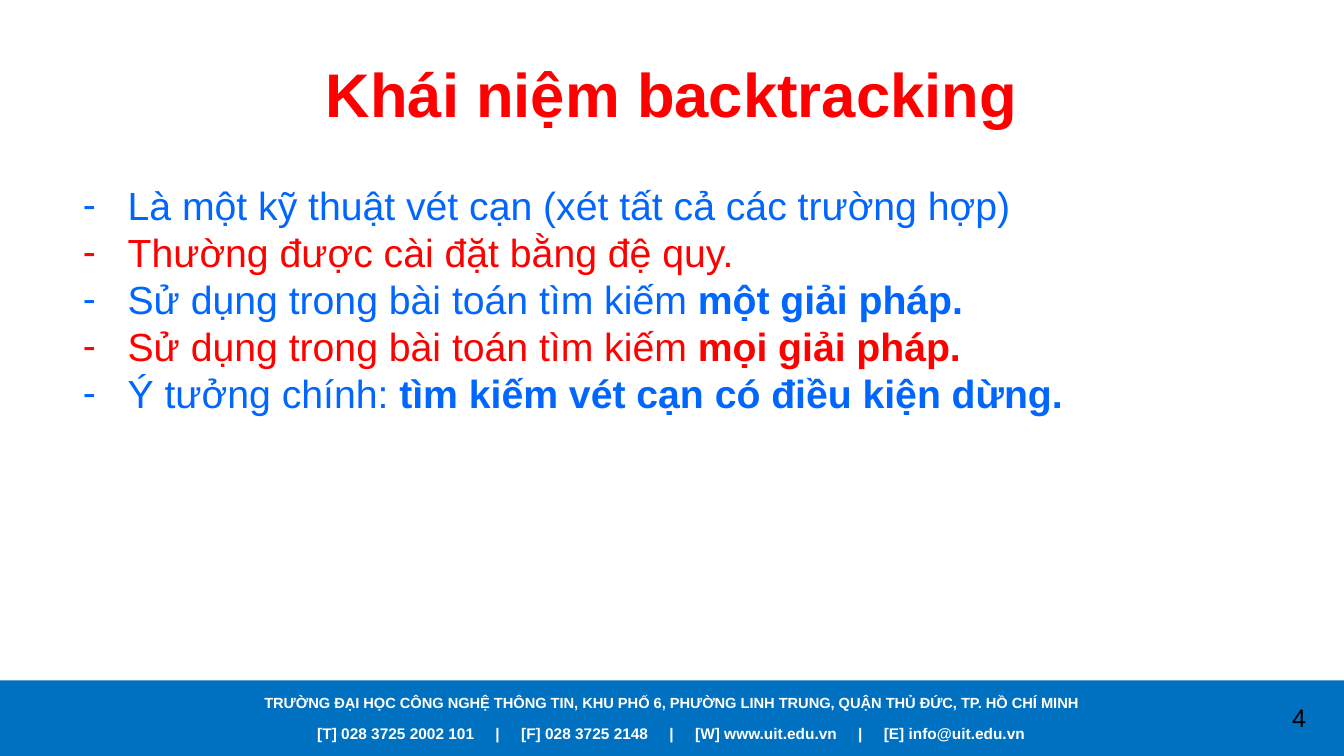
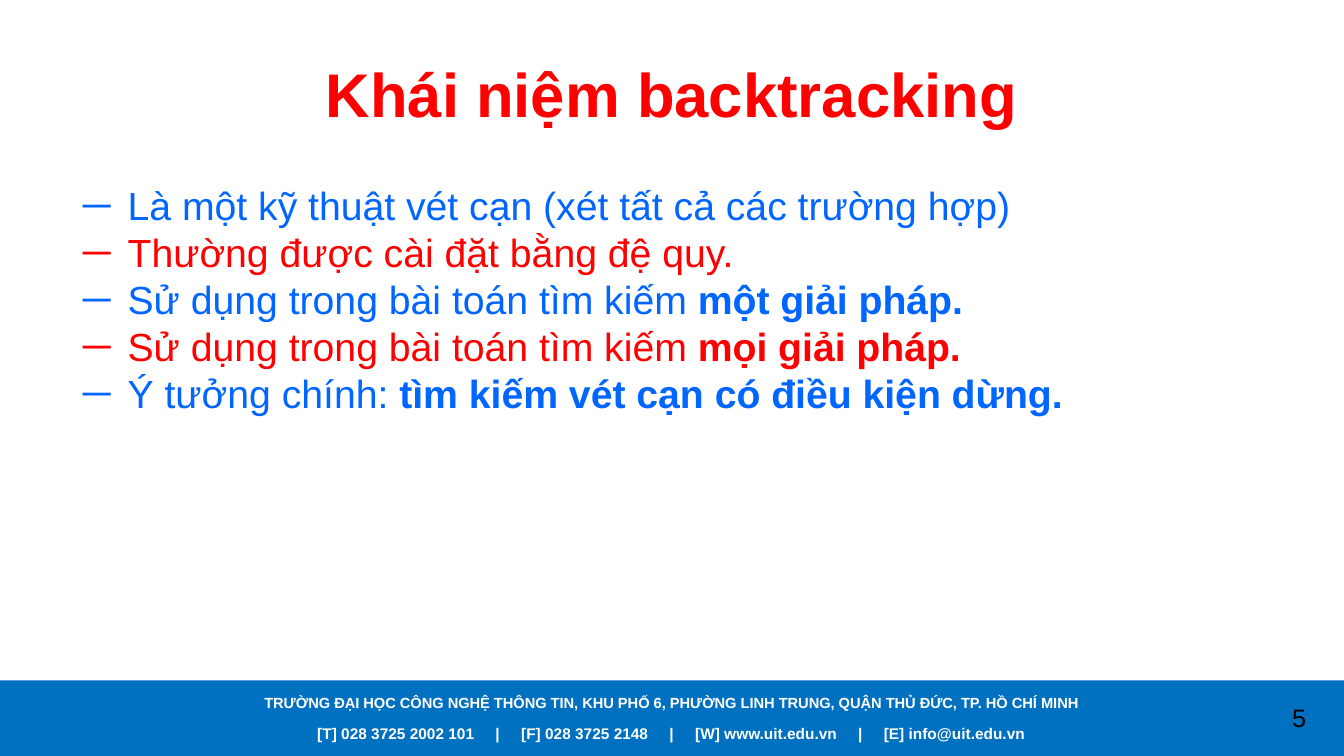
Before and after one commit to caodoanh2001/CS112.L21.KHMT, a slide deck: slide 5 of Seminar/Backtracking.pptx (slide 4 before the commit). Drawn at 1344x756 pixels with LibreOffice and Linux fonts; fonts in the diff are those of the drawing; background and template pictures are left out. Boxes give left, top, right and bottom in pixels: in the first picture for what was removed or moved away, otherwise in the second. Text is boxed around its words. In the diff, an @@ line names an element or a change of style, - is before the commit and + after.

```diff
--- a/Seminar/Backtracking.pptx
+++ b/Seminar/Backtracking.pptx
@@ text "Là một kỹ thuật vét ..." at (x1=128, y1=190, x2=1063, y2=416): bullet - to ─ @@
@@ page number at (x1=1292, y1=709, x2=1306, y2=728): text changed @@
-4
+5
```
Also in this commit, not shown: 1 other slide changed, 3 slides added, 1 slide removed, 2 other files.
